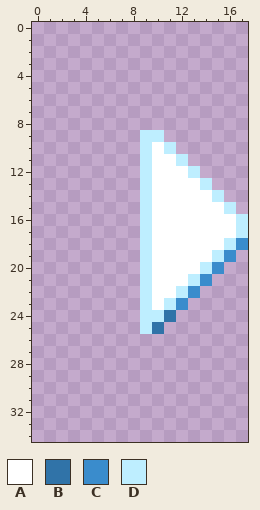
Pixel-art file, stored at sprites/aseprite/arrow-turn-R.aseprite. This is how it looked before the edit.
18x35 pixels, 1 frame.
Palette (. is transparent): A #ffffff  B #3073a8  C #3a8ccc  D #beeeff
Pixels before, first column x 9:
 9 DD.......
10 DAD......
11 DAAD.....
12 DAAAD....
13 DAAAAD...
14 DAAAAAD..
15 DAAAAAAD.
16 DAAAAAAAD
17 DAAAAAAAD
18 DAAAAAADC
19 DAAAAADC.
20 DAAAADC..
21 DAAADC...
22 DAADC....
23 DADC.....
24 DDB......
25 DB.......
After the commit:
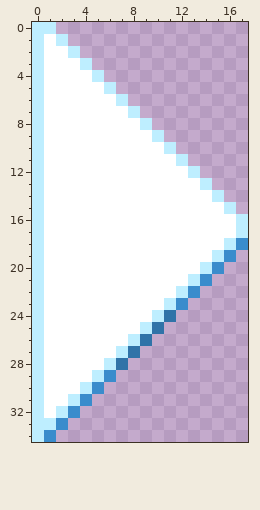
From old to new:
layer "Layer 1" now shown
layer "Layer 1 Copy" now hidden
The author put colour A in row 1 at x 1; in row 2 at x 1 to 2; in row 3 at x 1 to 3; in row 4 at x 1 to 4; in row 5 at x 1 to 5; in row 6 at x 1 to 6.
The author put colour A in row 7 at x 1 to 7; in rows 8 to 25 at x 1 to 8; in row 26 at x 1 to 7; in row 27 at x 1 to 6; in row 28 at x 1 to 5; in row 29 at x 1 to 4.
The author put colour A in row 30 at x 1 to 3; in row 31 at x 1 to 2; in row 32 at x 1.
Colour D becomes colour A in rows 9 to 24 at x 9.
The author put colour B in row 26 at x 9; in row 27 at x 8; in row 28 at x 7.
The author put colour C in row 29 at x 6; in row 30 at x 5; in row 31 at x 4; in row 32 at x 3; in row 33 at x 2; in row 34 at x 1.
The author put colour D in row 0 at x 0 to 1; in row 1 at x 0 and 2; in row 2 at x 0 and 3; in row 3 at x 0 and 4; in row 4 at x 0 and 5; in row 5 at x 0 and 6.
The author put colour D in row 6 at x 0 and 7; in row 7 at x 0 and 8; in row 8 at x 0 and 9; in rows 9 to 25 at x 0; in row 26 at x 0 and 8; in row 27 at x 0 and 7.
The author put colour D in row 28 at x 0 and 6; in row 29 at x 0 and 5; in row 30 at x 0 and 4; in row 31 at x 0 and 3; in row 32 at x 0 and 2; in row 33 at x 0 to 1.
The author put colour D in row 34 at x 0.
